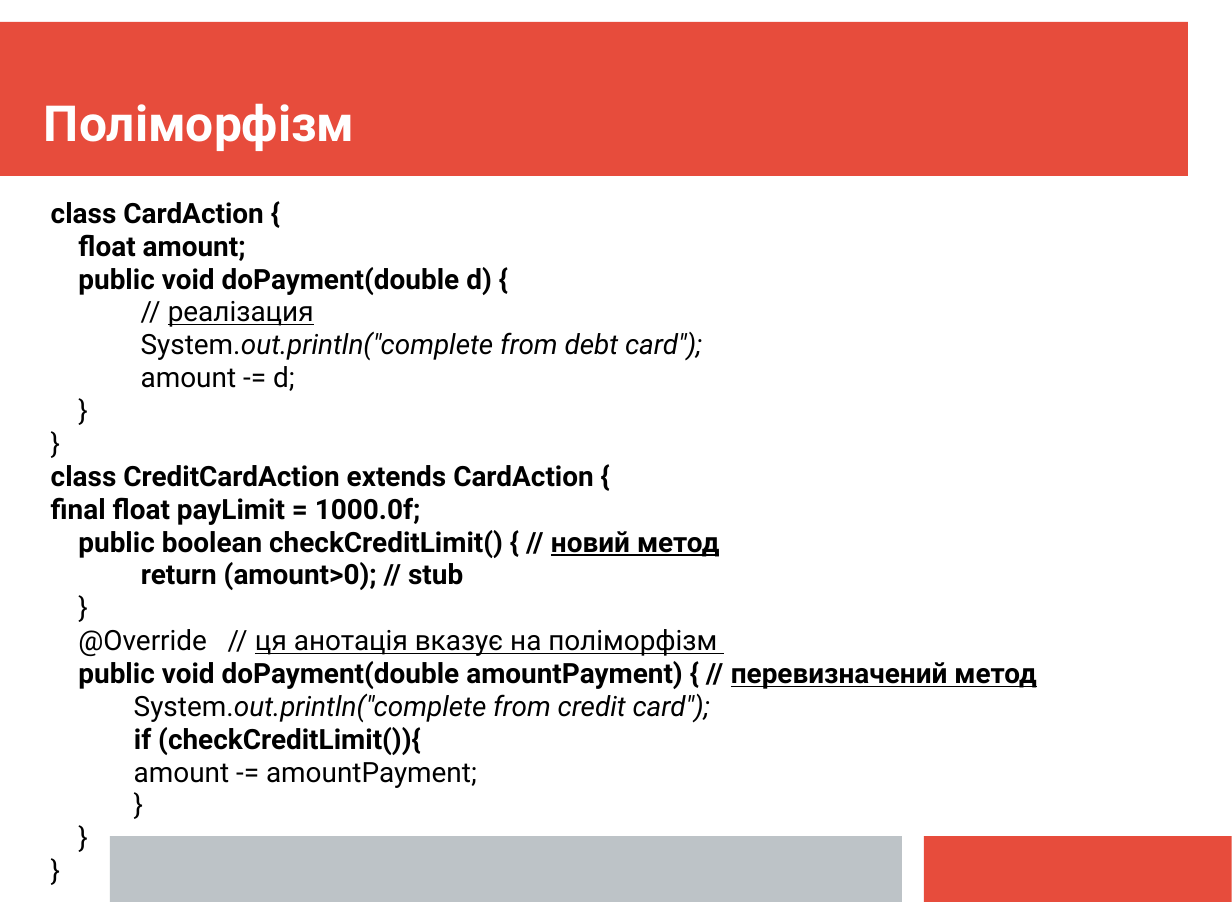
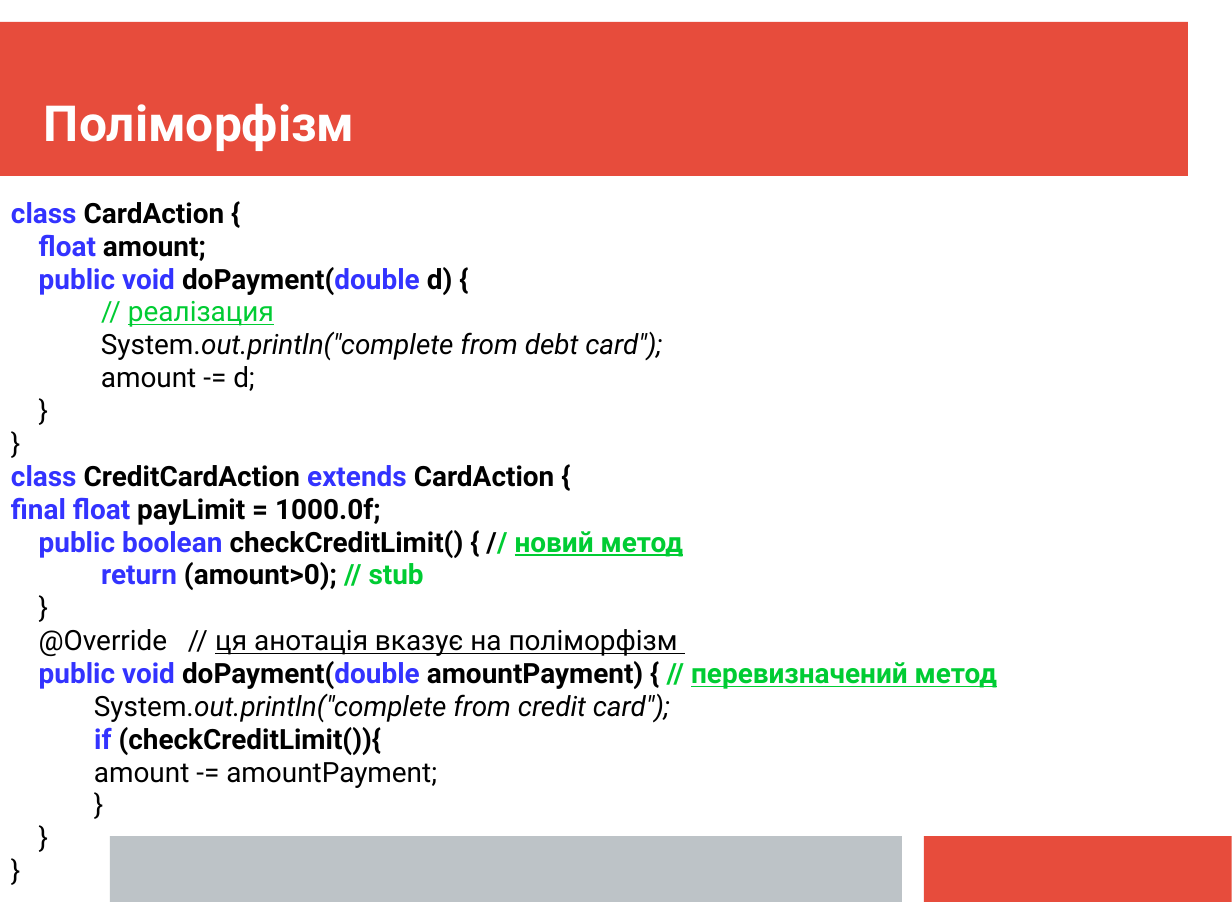
Before and after one commit to mecchmatProjects/JavaCourse, a slide deck: slide 7 of L03_OOP_Inher/JavaTutorUkr3oop.ppt. Drawn at 1232x924 pixels with LibreOffice and Linux fonts; fonts in the diff are those of the drawing. Boxes give left, top, right and bottom in pixels: in the first picture for what was removed or moved away, otherwise in the second. Text is boxed around its words. In the diff, an @@ line names an element or a change of style, - is before the commit and + after.

```diff
--- a/L03_OOP_Inher/JavaTutorUkr3oop.ppt
+++ b/L03_OOP_Inher/JavaTutorUkr3oop.ppt
@@ text "class CardAction {": place and size @@
-text "class CardAction {" at bbox=[51, 202, 1036, 788]
+text "class CardAction {" at bbox=[11, 202, 997, 788]
@@ text "class CardAction {" at bbox=[11, 202, 997, 788]: text colour #000000 to #3333FF in "class", "float", "public void doPayment(double", "class extends" and 5 more places; text colour #000000 to #00CC33 in "// реалізация", "// новий метод", "// stub", "// перевизначений метод" @@
```
Also in this commit, not shown: 13 other slides changed, 1 other file.
